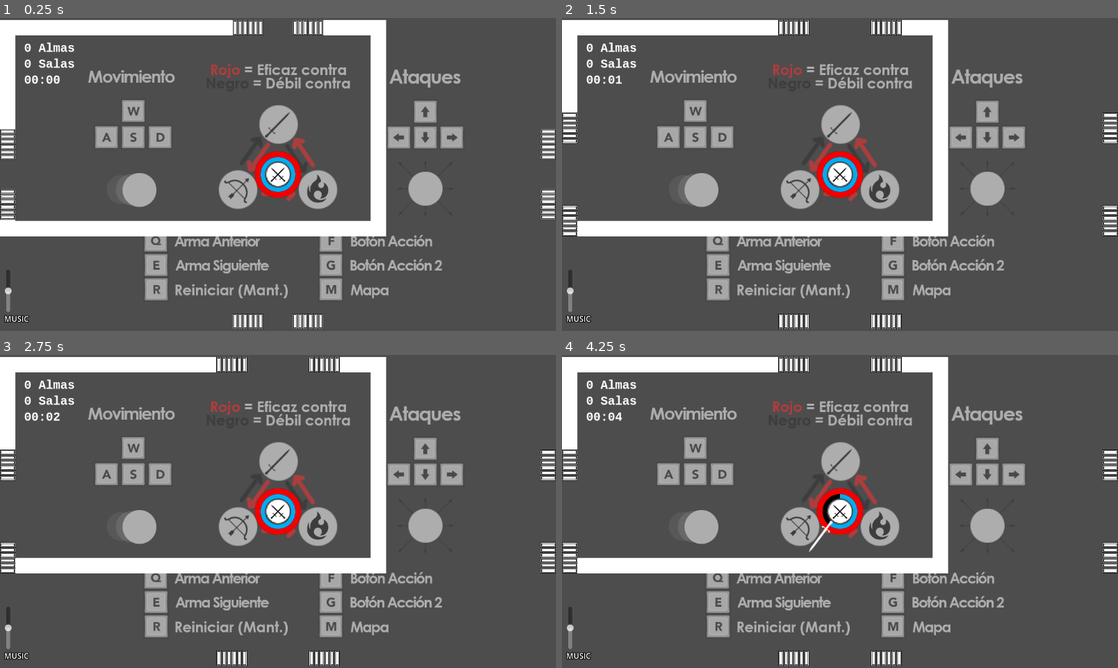
Above: before the commit, frames 1-4 (two rows, left to right).
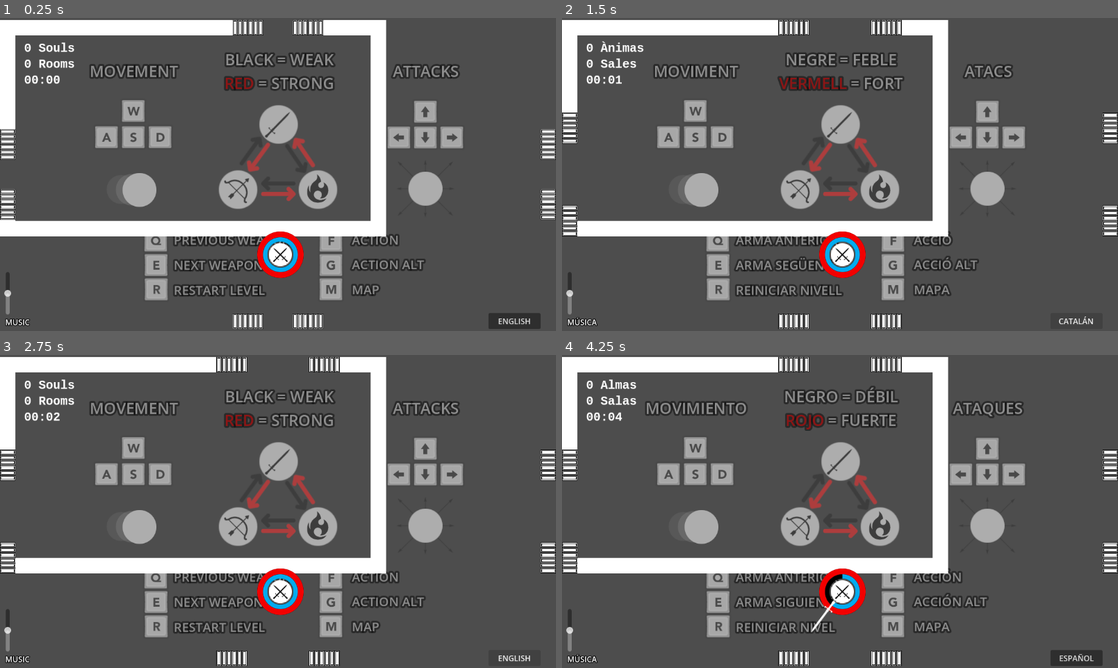
Above: after the commit, the same moments.

Repository: Lolmaniaco/PolygonSouls-2.0-feature-and-AI-analysis-TFG
Game: Godot game, scene res://rooms/proceduralGeneration.tscn
Two runs of this game, one before a commit and one after it. Both use one fixed random seed, a clock stepped at 60 frames per second and the inputs below. Sound files missing from this copy of the repository are replaced by a short silence.
Inputs (mouse positions are in pixels of both pictures, inside the frame that each line leads up to):
- Up to frame 1 (0.25 s): no input
- Up to frame 2 (1.5 s): click (1079, 321) at 0.5 s, where only the run after the commit has a clickable "ENGLISH"; click (1079, 321) at 1.25 s, where only the run after the commit has a clickable "ESPAÑOL"
- Up to frame 3 (2.75 s): click (517, 658) at 2 s, where only the run after the commit has a clickable "CATALÁN"
- Up to frame 4 (4.25 s): tap Enter at 2.75 s; move the mouse to (962, 495) at 2.77 s; hold Right (attackRight) 2.78-3.53 s; hold F (actionButton) 2.78-3.53 s; click (962, 495) at 2.92 s; tap Up (attack) at 3.05, 3.6 s; move the mouse to (728, 527) at 3.52 s; hold Down (attackDown) from 3.53 s (still down); click (728, 527) at 3.67 s; tap F (actionButton) at 3.8 s

The runs differ from the first frame. In frame 1, 8.3% of the frame differs, in the area x 0-98%, y 7-100%; in frame 2, 8.0%; in frame 3, 7.9%; in frame 4, 8.5%, in the area x 0-98%, y 9-100%.

Commit message:
Added localization for english, spanish and catalan

Diff:
--- a/enemies/boss/finalBoss.gd
+++ b/enemies/boss/finalBoss.gd
@@ -78,12 +78,12 @@
 	dialog_timer.start()
 	await dialog_timer.timeout
 	anim_player.play("talking")
-	boss_dialogs.text = "BIENVENIDO, PALADIN DE LA LUZ"
+	boss_dialogs.text = TranslationServer.translate("WELCOME")
 
 	dialog_timer.wait_time = 2
 	dialog_timer.start()
 	await dialog_timer.timeout
-	boss_dialogs.text = "ESTA SERA TU TUMBA DENTRO DE MUY POCO"
+	boss_dialogs.text = TranslationServer.translate("THREAT")
 	voice.play()
 
 	dialog_timer.start()
@@ -228,9 +228,9 @@
 			area.explode()
 			proyectilesRecibidos += 1
 			if proyectilesRecibidos <= 4:
-				boss_dialogs.text = "TUS PROYECTILES SON INUTILES CONTRA MI"
+				boss_dialogs.text = TranslationServer.translate("HINT_BULLET")
 			else:
-				boss_dialogs.text = "NO SIRVE DE NADA DISPARARME, IMBECIL."
+				boss_dialogs.text = TranslationServer.translate("JOKE_BULLET")
 			boss_dialogs.visible = true
 			dialog_hide_timer.start()
 
@@ -287,7 +287,7 @@
 	if health <= 0:
 		state = State.END
 		set_physics_process(false)
-		boss_dialogs.text = "IMPOSIBLEEEEE!!\nYO TE MALDIGO"
+		boss_dialogs.text = TranslationServer.translate("DEATH")
 		anim_player.set_speed_scale(0.4)
 		anim_player.play("fadeOut")
 
@@ -321,7 +321,7 @@
 		change_shield_color(Color.RED)
 		if not enough_damage:
 			boss_dialogs.visible = true
-			boss_dialogs.text = "DISPARANDO TAN LENTO JAMAS ATRAVESARAS MI ESCUDO"
+			boss_dialogs.text = TranslationServer.translate("HINT_SHIELD")
 			dialog_hide_timer.start()
 		enough_damage = false
 
@@ -334,7 +334,7 @@
 		if movement == Vector2.DOWN:
 			go_up = !go_up
 		boss_dialogs.visible = true
-		boss_dialogs.text = "PREVISIBLE"
+		boss_dialogs.text = TranslationServer.translate("PREDICT")
 		dialog_hide_timer.start()
 
 
@@ -346,7 +346,7 @@
 		if movement == Vector2.UP:
 			go_up = !go_up
 		boss_dialogs.visible = true
-		boss_dialogs.text = "FACIL"
+		boss_dialogs.text = TranslationServer.translate("EASY")
 		dialog_hide_timer.start()
 
 
--- /dev/null
+++ b/localization/Localization.csv
@@ -0,0 +1,45 @@
+,en,es,cat
+MUSIC,MUSIC,MÚSICA,MÚSICA
+GAME_OVER1,Don't surrender!,¡No puedes rendirte!,No et pots rendir!
+GAME_OVER2,You have to try again,Tienes que volver a intentarlo,Ho has de tornar a intentar.
+GAME_OVER3,Press  [R]  to restart,Pulsa  [R]  para reiniciar,Clica  [R]  per reiniciar
+GAME_WON1,"Thank you, paladin of light","Gracias, paladín de la luz","Gràcies, paladí de la llum"
+GAME_WON2,"You saved us from a millenium of darkness, death and dispair","Nos has salvado de un milenio de oscuridad, muerte y desesperación","Ens heu salvat d'un mil·lenni de foscor, mort i desesperació"
+GAME_WON3,We wish you luck in your next adventure and beware...,Te deseamos suerte en tu proxima aventura y ten mucho cuidado... ,Et desitgem sort en la teva propera aventura i vés amb compte...
+GAME_WON4,evil is always lurking...,el mal siempre acecha...,el mal sempre aguaita...
+FINISHED,You completed PolygonSouls 3.0 in ,Has completado PolygonSouls 3.0 en ,Has completat PolygonSouls 3.0 en
+MINUTES, minutes, minutos, minuts
+GHOST,Ghost of the Crypt,Fantasma de la Cripta:,Fantasma de la Cripta
+READY1,"Good luck, paladin of light. You're our last hope.","Buena suerte, paladín de la luz. Eres nuestra última esperanza.","Bona sort, paladí de la llum. Ets la nostra última esperança"
+READY2,ENTER CRYPT (,ENTRAR A LA CRIPTA (,ENTRAR A LA CRIPTA (
+NOT_READY1,"I'm sorry, paladin of light. It seems that it's not time to fight yet.","Lo siento, paladín de la luz. Parece que aún no es el momento para combatir.","Ho sento, paladí de la llum. Sembla que encara no és el momento per pelear."
+NOT_READY2,[color=red]Come back when you've cleared  ,[color=red]Vuelve cuando hayas superado ,[color=red]Torna quan hagis superat
+WARNING1,Will you defeat the darkness in this lands?,¿Podrás vencer a la oscuridad que puebla estas tierras?,Podràs vèncer la foscor que pobla aquestes terres?
+WARNING2, rooms)[/color], salas)[/color], sales)[/color]
+WARNING3,FIGHT (,PELEAR (,LLUITAR (
+ENTRANCE_NOT_READY,[color=red](Clear ,[color=red](Supera ,[color=red](Supera
+ENTRANCE_READY,[color=#3990d6](Clear ,[color=#3990d6](Limpia ,[color=#3990d6](Supera
+WELCOME,"WELCOME, PALADIN OF LIGHT","BIENVENIDO, PALADÍN DE LA LUZ","BENVINGUT, PALADÍ DE LA LLUM"
+THREAT,SOON THIS WILL BE YOUR GRAVE,ESTA SERÁ TU TUMBA DENTRO DE MUY POCO,AQUESTA SERÀ LA TEVA TOMBA DINS DE MOLT POC
+DEATH,IMPOSSIBLEEEE!!! I DAMN YOU,IMPOSIBLEEEEE!! YO TE MALDIGO,IMPOSIBLEEEE!! JO ET MALDIGO
+HINT_BULLET,YOUR BULLETS ARE USELESS AGAINST ME,TUS PROYECTILES SON INÚTILES CONTRA MÍ,ELS TEUS PROJECTILS SON INÚTILS CONTRA MÍ
+JOKE_BULLET,"IT MAKES NO SENSE TO SHOOT ME, IMBECILE","NO SIRVE DE NADA DISPARARME, IMBÉCIL","NO SERVEIX DE RES DISPARAR-ME, IMBÈCIL"
+HINT_SHIELD,YOU WILL NEVER BREACH MY SHIELD SHOOTING THIS SLOW,DISPARANDO TAN LENTO JAMÁS ATRAVESARÁS MI ESCUDO,DISPARANT TAN LENT MAI NO TRAVESSARÀS EL MEU ESCUT
+PREDICT,PREDICTABLE,PREVISIBLE,PREVISIBLE
+EASY,EASY,FÁCIL,FÀCIL
+SOULS,Souls,Almas,Ànimas
+ROOMS,Rooms,Salas,Sales
+FIREPIT,Firepit:,Hoguera:,Foguera:
+HEAL,Heal life (,Recuperar vida (,Recuperar vida (
+CHECKPOINT,Create a checkpoint (,Crear un punto de guardado (,Crear un punt de desament (
+CREATED,Checkpoint creado.,Punto de guardado creado.,Punt de desament creat.
+MOVESET,MOVEMENT,MOVIMIENTO,MOVIMENT
+BLACK,BLACK = WEAK,NEGRO = DÉBIL,NEGRE = FEBLE
+RED,[color=red]RED[/color] = STRONG,[color=red]ROJO[/color] = FUERTE,[color=red]VERMELL[/color] = FORT
+ATTACK,ATTACKS,ATAQUES,ATACS
+PREVIOUS,PREVIOUS WEAPON,ARMA ANTERIOR,ARMA ANTERIOR
+NEXT,NEXT WEAPON,ARMA SIGUIENTE,ARMA SEGÜENT
+RESTART,RESTART LEVEL,REINICIAR NIVEL,REINICIAR NIVELL
+ACTION,ACTION,ACCIÓN,ACCIÓ
+ACTION2,ACTION ALT,ACCIÓN ALT,ACCIÓ ALT
+MAP,MAP,MAPA,MAPA
--- a/player/player.tscn
+++ b/player/player.tscn
@@ -4,7 +4,7 @@
 [ext_resource type="Texture2D" uid="uid://bwjnr8upy4j35" path="res://player/assets/melee_type.png" id="3_0owmy"]
 [ext_resource type="Texture2D" uid="uid://ct8hk6tgjt503" path="res://player/assets/melee_attack.png" id="5_qek5x"]
 [ext_resource type="PackedScene" uid="uid://p62y243htu3p" path="res://rooms/UI/ui.tscn" id="6_0owmy"]
-[ext_resource type="Texture2D" uid="uid://dqnsy5qabv1ou" path="res://enemies/boss/assets/ringTexture.png" id="6_75vfm"]
+[ext_resource type="Texture2D" uid="uid://dqnsy5qabv1ou" path="res://player/assets/ringTexture.png" id="6_75vfm"]
 [ext_resource type="Texture2D" uid="uid://71dx60cfh6rg" path="res://player/assets/pjCircle.png" id="7"]
 [ext_resource type="AudioStream" uid="uid://r0vhnhhkx4xe" path="res://player/assets/slash.ogg" id="7_boad6"]
 [ext_resource type="AudioStream" uid="uid://bkqu63c8y43np" path="res://player/assets/player_hit.ogg" id="8_rgyib"]
--- a/project.godot
+++ b/project.godot
@@ -14,7 +14,8 @@
 config/tags=PackedStringArray("github", "learn", "solo")
 run/main_scene="res://rooms/proceduralGeneration.tscn"
 config/features=PackedStringArray("4.7")
-config/icon="res://PolygonSouls.png"
+config/icon="uid://du8n2dt44qspk"
+config/windows_native_icon="res://PolygonSouls.ico"
 
 [autoload]
 
@@ -211,6 +212,10 @@
 ]
 }
 
+[internationalization]
+
+locale/translations=PackedStringArray("res://localization/Localization.cat.translation", "res://localization/Localization.en.translation", "res://localization/Localization.es.translation")
+
 [rendering]
 
 environment/defaults/default_clear_color=Color(0.301961, 0.301961, 0.301961, 1)
--- a/rooms/UI/UI.gd
+++ b/rooms/UI/UI.gd
@@ -1,9 +1,19 @@
 class_name UserInterface
 extends CanvasLayer
+
+const languages: Dictionary = {
+	"en": "ENGLISH",
+	"es": "ESPAÑOL",
+	"cat": "CATALÁN",
+}
+
+var current_language: String = "en"
 
 var controller: bool = false
 var colorIndicator: bool = false
 var start_time: float = 0
+
+@onready var button: Button = $Button
 
 @onready var souls_collected: Label = $VBoxContainer/SoulsCollected
 @onready var cleared_rooms: Label = $VBoxContainer/ClearedRooms
@@ -14,6 +24,13 @@
 
 
 func _ready():
+	if OS.get_locale_language() in languages.keys():
+		current_language = OS.get_locale_language()
+		button.text = languages[current_language]
+		TranslationServer.set_locale(current_language)
+
+	souls_collected.text = str(0) + " " + TranslationServer.translate("SOULS")
+	cleared_rooms.text = str(0) + " " + TranslationServer.translate("ROOMS")
 	start_time = Time.get_ticks_msec()
 	volume.value = AudioServer.get_bus_volume_linear(0) * 100
 	Global.update_souls_UI.connect(_on_update_souls)
@@ -51,11 +68,11 @@
 
 
 func _on_update_souls(souls: int) -> void:
-	souls_collected.text = str(souls) + " Almas"
+	souls_collected.text = str(souls) + " " + TranslationServer.translate("SOULS")
 
 
 func _on_update_rooms(rooms: int) -> void:
-	cleared_rooms.text = str(rooms) + " Salas"
+	cleared_rooms.text = str(rooms) + " " + TranslationServer.translate("ROOMS")
 	if colorIndicator:
 		if rooms <= (Utils.MAX_ROOMS * 0.7) - 1:
 			cleared_rooms.self_modulate = "#ff0000"
@@ -69,3 +86,15 @@
 
 func _on_v_slider_value_changed(value: float) -> void:
 	AudioServer.set_bus_volume_linear(0, value / 100)
+
+
+func _on_button_pressed() -> void:
+	match current_language:
+		"en": current_language = "es"
+		"es": current_language = "cat"
+		"cat": current_language = "en"
+
+	button.text = languages[current_language]
+	TranslationServer.set_locale(current_language)
+	_on_update_souls(Global.soulsCollected)
+	_on_update_rooms(Global.roomsCleared)
--- a/rooms/UI/gameFinished.gd
+++ b/rooms/UI/gameFinished.gd
@@ -3,17 +3,18 @@
 @onready var time_message: Label = $VBoxContainer/TimeMessage
 @onready var color_rect: ColorRect = $ColorRect
 @onready var texture_rect: TextureRect = $TextureRect
+@onready var thanks_message: Label = $VBoxContainer/ThanksMessage
 
 
 func _ready() -> void:
+	thanks_message.text = TranslationServer.translate("GAME_WON1") + "\n\n" + TranslationServer.translate("GAME_WON2") + "\n" + TranslationServer.translate("GAME_WON3") + "\n" + TranslationServer.translate("GAME_WON4")
+	time_message.text = TranslationServer.translate("FINISHED") + Global.game_time + TranslationServer.translate("MINUTES")
 	texture_rect.modulate = Color.DIM_GRAY
 	color_rect.visible = true
 	var tween = get_tree().create_tween()
 	tween.tween_property(color_rect, "modulate", Color.TRANSPARENT, 10)
 
-	time_message.text = "Has completado PolygonSouls 2.0 en " + Global.game_time + " minutos"
 
-
-func _input(event):
+func _unhandled_input(event: InputEvent) -> void:
 	if event.is_action_pressed('resetScene'):
 		get_tree().change_scene_to_file("res://rooms/proceduralGeneration.tscn")
--- a/rooms/UI/gameFinished.tscn
+++ b/rooms/UI/gameFinished.tscn
@@ -48,11 +48,7 @@
 theme_override_constants/shadow_offset_y = 4
 theme_override_fonts/font = ExtResource("2")
 theme_override_font_sizes/font_size = 48
-text = "Gracias, paladín de la luz
-
-Nos has salvado de un milenio de oscuridad, muerte y desesperación
-Te deseamos suerte en tu proxima aventura y ten mucho cuidado...
-el mal siempre acecha..."
+text = "GAME_WON"
 horizontal_alignment = 1
 
 [node name="Empty" type="Label" parent="VBoxContainer" unique_id=1116757447]
@@ -71,7 +67,7 @@
 theme_override_constants/shadow_offset_y = 4
 theme_override_fonts/font = ExtResource("2")
 theme_override_font_sizes/font_size = 48
-text = "Has completado PolygonSouls 2.0 en 7:45  minutos"
+text = "Has completado PolygonSouls 3.0 en 7:45  minutos"
 horizontal_alignment = 1
 
 [node name="ColorRect" type="ColorRect" parent="." unique_id=1438034518]
--- a/rooms/UI/gameOverScreen.gd
+++ b/rooms/UI/gameOverScreen.gd
@@ -1,7 +1,10 @@
 extends Control
+
+@onready var label_2: Label = $VBoxContainer/Label2
 
 
 func _ready() -> void:
+	label_2.text = TranslationServer.translate("GAME_OVER1") + "\n" + TranslationServer.translate("GAME_OVER2") + "\n" + TranslationServer.translate("GAME_OVER3")
 	modulate = Color.BLACK
 	var tween = get_tree().create_tween()
 	tween.tween_property(self, "modulate", Color.WEB_GRAY, 10)
--- a/rooms/UI/gameOverScreen.tscn
+++ b/rooms/UI/gameOverScreen.tscn
@@ -64,8 +64,5 @@
 theme_override_constants/shadow_offset_y = 4
 theme_override_fonts/font = ExtResource("2_4ejfo")
 theme_override_font_sizes/font_size = 64
-text = "¡No puedes rendirte!
-Tienes que volver a intentarlo
-
-Pulsa  [R]  para reiniciar"
+text = "GAME_OVER"
 horizontal_alignment = 1
--- a/rooms/UI/ui.tscn
+++ b/rooms/UI/ui.tscn
@@ -23,13 +23,13 @@
 layout_mode = 2
 theme_override_fonts/font = ExtResource("2_pko1k")
 theme_override_font_sizes/font_size = 25
-text = "0 Almas"
+text = "0 SOULS"
 
 [node name="ClearedRooms" type="Label" parent="VBoxContainer" unique_id=2031932455]
 layout_mode = 2
 theme_override_fonts/font = ExtResource("2_pko1k")
 theme_override_font_sizes/font_size = 25
-text = "0 Salas"
+text = "0 ROOMS"
 
 [node name="GameTime" type="Label" parent="VBoxContainer" unique_id=1164310466]
 layout_mode = 2
@@ -42,16 +42,23 @@
 one_shot = true
 
 [node name="VSlider" type="VSlider" parent="." unique_id=262021095]
-offset_left = 9.0
-offset_top = 521.0
-offset_right = 25.0
-offset_bottom = 609.0
+offset_left = 8.0
+offset_top = 526.0
+offset_right = 24.0
+offset_bottom = 614.0
+
+[node name="Button" type="Button" parent="." unique_id=496963206]
+offset_left = 1012.0
+offset_top = 611.0
+offset_right = 1120.0
+offset_bottom = 644.0
+text = "ENGLISH"
 
 [node name="Label" type="Label" parent="." unique_id=107569346]
-offset_left = 9.0
-offset_top = 611.0
-offset_right = 60.0
-offset_bottom = 634.0
+offset_left = 11.0
+offset_top = 618.0
+offset_right = 62.0
+offset_bottom = 641.0
 theme_override_colors/font_outline_color = Color(0, 0, 0, 1)
 theme_override_constants/outline_size = 6
 text = "MUSIC"
@@ -65,6 +72,8 @@
 anchor_bottom = 1.0
 grow_horizontal = 2
 grow_vertical = 2
+mouse_filter = 2
 
 [connection signal="timeout" from="WinTimer" to="." method="_on_win_timer_timeout"]
 [connection signal="value_changed" from="VSlider" to="." method="_on_v_slider_value_changed"]
+[connection signal="pressed" from="Button" to="." method="_on_button_pressed"]
--- a/rooms/proceduralGeneration.gd
+++ b/rooms/proceduralGeneration.gd
@@ -9,7 +9,7 @@
 
 var roomArray: Array[RoomHandler] = []
 
-@onready var controls: Sprite2D = $controlsVer2
+@onready var controls: TextureRect = $Control/controlsVer2
 @onready var room_node: Node2D = $Rooms
 @onready var cameras: Node2D = $cameras
 
--- a/rooms/proceduralGeneration.tscn
+++ b/rooms/proceduralGeneration.tscn
@@ -8,11 +8,150 @@
 
 [node name="proceduralGeneration" type="Node2D" unique_id=1596741187]
 script = ExtResource("1_jny56")
+metadata/_edit_horizontal_guides_ = [122.0]
 
-[node name="controlsVer2" type="Sprite2D" parent="." unique_id=256459446]
-position = Vector2(64, 0)
+[node name="Control" type="Control" parent="." unique_id=926390627]
+layout_mode = 3
+anchors_preset = 15
+anchor_right = 1.0
+anchor_bottom = 1.0
+grow_horizontal = 2
+grow_vertical = 2
+
+[node name="controlsVer2" type="TextureRect" parent="Control" unique_id=606671762]
+layout_mode = 0
+offset_left = 64.0
+offset_right = 1088.0
+offset_bottom = 640.0
 texture = ExtResource("2_jny56")
-centered = false
+
+[node name="movement" type="Label" parent="Control/controlsVer2" unique_id=14926474]
+modulate = Color(1, 1, 1, 0.47058824)
+layout_mode = 0
+offset_left = 80.0
+offset_top = 65.0
+offset_right = 348.0
+offset_bottom = 147.0
+theme_override_colors/font_outline_color = Color(0, 0, 0, 1)
+theme_override_constants/outline_size = 15
+theme_override_font_sizes/font_size = 32
+text = "MOVESET"
+horizontal_alignment = 1
+vertical_alignment = 1
+
+[node name="attack" type="Label" parent="Control/controlsVer2" unique_id=816890656]
+modulate = Color(1, 1, 1, 0.47058824)
+layout_mode = 0
+offset_left = 685.0
+offset_top = 65.0
+offset_right = 953.0
+offset_bottom = 147.0
+theme_override_colors/font_outline_color = Color(0, 0, 0, 1)
+theme_override_constants/outline_size = 15
+theme_override_font_sizes/font_size = 32
+text = "ATTACK"
+horizontal_alignment = 1
+vertical_alignment = 1
+
+[node name="VBoxContainer3" type="VBoxContainer" parent="Control/controlsVer2" unique_id=233494710]
+modulate = Color(1, 1, 1, 0.47058824)
+layout_mode = 0
+offset_left = 350.0
+offset_top = 59.0
+offset_right = 679.0
+offset_bottom = 153.0
+
+[node name="priority" type="RichTextLabel" parent="Control/controlsVer2/VBoxContainer3" unique_id=81950764]
+layout_mode = 2
+size_flags_vertical = 3
+theme_override_colors/font_outline_color = Color(0, 0, 0, 1)
+theme_override_constants/outline_size = 15
+theme_override_font_sizes/normal_font_size = 32
+bbcode_enabled = true
+text = "BLACK"
+horizontal_alignment = 1
+vertical_alignment = 1
+
+[node name="priority2" type="RichTextLabel" parent="Control/controlsVer2/VBoxContainer3" unique_id=1686551176]
+layout_mode = 2
+size_flags_vertical = 3
+theme_override_colors/font_outline_color = Color(0, 0, 0, 1)
+theme_override_constants/outline_size = 15
+theme_override_font_sizes/normal_font_size = 32
+bbcode_enabled = true
+text = "RED"
+horizontal_alignment = 1
+vertical_alignment = 1
+
+[node name="VBoxContainer" type="VBoxContainer" parent="Control/controlsVer2" unique_id=678062681]
+modulate = Color(1, 1, 1, 0.47058824)
+layout_mode = 0
+offset_left = 296.0
+offset_top = 432.0
+offset_right = 442.0
+offset_bottom = 583.0
+
+[node name="previous" type="Label" parent="Control/controlsVer2/VBoxContainer" unique_id=703230279]
+layout_mode = 2
+size_flags_vertical = 6
+theme_override_colors/font_outline_color = Color(0, 0, 0, 1)
+theme_override_constants/outline_size = 15
+theme_override_font_sizes/font_size = 26
+text = "PREVIOUS"
+vertical_alignment = 1
+
+[node name="next" type="Label" parent="Control/controlsVer2/VBoxContainer" unique_id=494706332]
+layout_mode = 2
+size_flags_vertical = 6
+theme_override_colors/font_outline_color = Color(0, 0, 0, 1)
+theme_override_constants/outline_size = 15
+theme_override_font_sizes/font_size = 26
+text = "NEXT"
+vertical_alignment = 1
+
+[node name="restart" type="Label" parent="Control/controlsVer2/VBoxContainer" unique_id=460750355]
+layout_mode = 2
+size_flags_vertical = 6
+theme_override_colors/font_outline_color = Color(0, 0, 0, 1)
+theme_override_constants/outline_size = 15
+theme_override_font_sizes/font_size = 26
+text = "RESTART"
+vertical_alignment = 1
+
+[node name="VBoxContainer2" type="VBoxContainer" parent="Control/controlsVer2" unique_id=1391278569]
+modulate = Color(1, 1, 1, 0.47058824)
+layout_mode = 0
+offset_left = 665.0
+offset_top = 432.0
+offset_right = 811.0
+offset_bottom = 582.0
+
+[node name="action" type="Label" parent="Control/controlsVer2/VBoxContainer2" unique_id=308819369]
+layout_mode = 2
+size_flags_vertical = 6
+theme_override_colors/font_outline_color = Color(0, 0, 0, 1)
+theme_override_constants/outline_size = 15
+theme_override_font_sizes/font_size = 26
+text = "ACTION"
+vertical_alignment = 1
+
+[node name="action2" type="Label" parent="Control/controlsVer2/VBoxContainer2" unique_id=594752856]
+layout_mode = 2
+size_flags_vertical = 6
+theme_override_colors/font_outline_color = Color(0, 0, 0, 1)
+theme_override_constants/outline_size = 15
+theme_override_font_sizes/font_size = 26
+text = "ACTION2"
+vertical_alignment = 1
+
+[node name="map" type="Label" parent="Control/controlsVer2/VBoxContainer2" unique_id=731608332]
+layout_mode = 2
+size_flags_vertical = 6
+theme_override_colors/font_outline_color = Color(0, 0, 0, 1)
+theme_override_constants/outline_size = 15
+theme_override_font_sizes/font_size = 26
+text = "MAP"
+vertical_alignment = 1
 
 [node name="cameras" type="Node2D" parent="." unique_id=865769756]
 process_mode = 3
@@ -29,4 +168,4 @@
 [node name="Rooms" type="Node2D" parent="." unique_id=827832661]
 
 [node name="player" parent="." unique_id=1181376105 instance=ExtResource("5_qednq")]
-position = Vector2(576, 320)
+position = Vector2(581, 486)
--- a/rooms/room_modules/cryptEntrance.gd
+++ b/rooms/room_modules/cryptEntrance.gd
@@ -35,9 +35,14 @@
 			sfx.stream = OPEN_CRYPT
 			sfx.play()
 			access_granted = true
-			dialog.setText("Fantasma de la Cripta:\n\nBuena suerte, paladín de la luz. Eres nuestra última esperanza.\n\nENTRAR A LA CRIPTA (" + actionButton + ")")
+			dialog.setText(
+				TranslationServer.translate("GHOST") + "\n\n" + TranslationServer.translate("READY1") + "\n" + TranslationServer.translate("READY2") + actionButton + ")"
+			)
 		else:
-			dialog.setText("Fantasma de la Cripta:\n\nLo siento, paladín de la luz. Parece que aún no es el momento para combatir.\n\n[color=red]Vuelve cuando hayas superado " + str(target_rooms) + " salas.[/color]")
+			dialog.setText(
+				TranslationServer.translate("GHOST") + "\n\n" + TranslationServer.translate("NOT_READY1") + "\n\n" +
+				TranslationServer.translate("NOT_READY2") + str(target_rooms) + TranslationServer.translate("NOT_READY3")
+			)
 
 
 func _on_cryptArea_body_entered(_body):
@@ -50,12 +55,17 @@
 	if not access_granted:
 		if Global.getRoomsCleared() < target_rooms:
 			dialog.setText(
-				"Fantasma de la Cripta:\n\n¿Podrás vencer a la oscuridad que puebla estas tierras?\n[color=red](Limpia " + str(target_rooms) + " salas)[/color]\n\nQUIERO PELEAR(" + actionButton + ")")
+				TranslationServer.translate("GHOST") + "\n\n" + TranslationServer.translate("WARNING1") + "\n" + TranslationServer.translate("ENTRANCE_NOT_READY") + str(target_rooms)
+				+ TranslationServer.translate("WARNING2") + "\n\n" + TranslationServer.translate("WARNING3") + actionButton + ")"
+			)
 		else:
-			dialog.setText("Fantasma de la Cripta:\n\n¿Podrás vencer a la oscuridad que puebla estas tierras?\n[color=#3990d6](Limpia " + str(target_rooms) + " salas)[/color]\n\nQUIERO PELEAR(" + actionButton + ")")
+			dialog.setText(
+				TranslationServer.translate("GHOST") + "\n\n" + TranslationServer.translate("WARNING1") + "\n" + TranslationServer.translate("ENTRANCE_READY") + str(target_rooms)
+				+ TranslationServer.translate("WARNING2") + "\n\n" + TranslationServer.translate("WARNING3") + actionButton + ")"
+			)
 	else:
 		dialog.setText(
-			"Fantasma de la Cripta:\n\nBuena suerte, paladín de la luz.\n\nENTRAR A LA CRIPTA (" + actionButton + ")")
+			TranslationServer.translate("GHOST") + "\n\n" + TranslationServer.translate("READY1") + "\n\n" + TranslationServer.translate("READY2") + actionButton + ")")
 
 
 func _on_cryptArea_body_exited(body):
--- a/rooms/room_modules/firepit.gd
+++ b/rooms/room_modules/firepit.gd
@@ -14,6 +14,7 @@
 @onready var sfx: AudioStreamPlayer = $sfx
 @onready var smoke: GPUParticles2D = $smoke
 @onready var firepit: AnimatedSprite2D = $firepit
+
 
 func _unhandled_key_input(event: InputEvent) -> void:
 	if not player:
@@ -51,11 +52,11 @@
 		action_button = "F"
 		action_button_alt = "G"
 
-	var info: String = "Hoguera:\n \nRecuperar vida (" + action_button + ") = " + str(heal_price) + " Almas" + "\n"
+	var info: String = TranslationServer.translate("FIREPIT") + "\n\n" + TranslationServer.translate("HEAL") + action_button + ") = " + str(heal_price) + " " + TranslationServer.translate("SOULS") + "\n"
 	if not player.has_checkpoint():
-		info += "Crear un checkpoint(" + action_button_alt + ") = " + str(spawn_price) + " Almas"
+		info += TranslationServer.translate("CHECKPOINT") + action_button_alt + ") = " + str(spawn_price) + " " + TranslationServer.translate("SOULS")
 	else:
-		info += "Checkpoint creado."
+		info += TranslationServer.translate("CREATED")
 	dialog.setText(info)
 
 
Binary file removed: PolygonSouls.ico
Binary file added: PolygonSouls.png
Not shown, changed: PolygonSouls.png.import
Not shown, changed: export_presets.cfg
Binary file added: localization/Localization.cat.translation
Not shown, added: localization/Localization.csv.import
Binary file added: localization/Localization.en.translation
Binary file added: localization/Localization.es.translation
Renamed: enemies/boss/assets/ringTexture.png -> player/assets/ringTexture.png
Not shown, added: player/assets/ringTexture.png.import
Binary file changed: rooms/assets/controlsVer2 controller.png
Binary file changed: rooms/assets/controlsVer2.png
